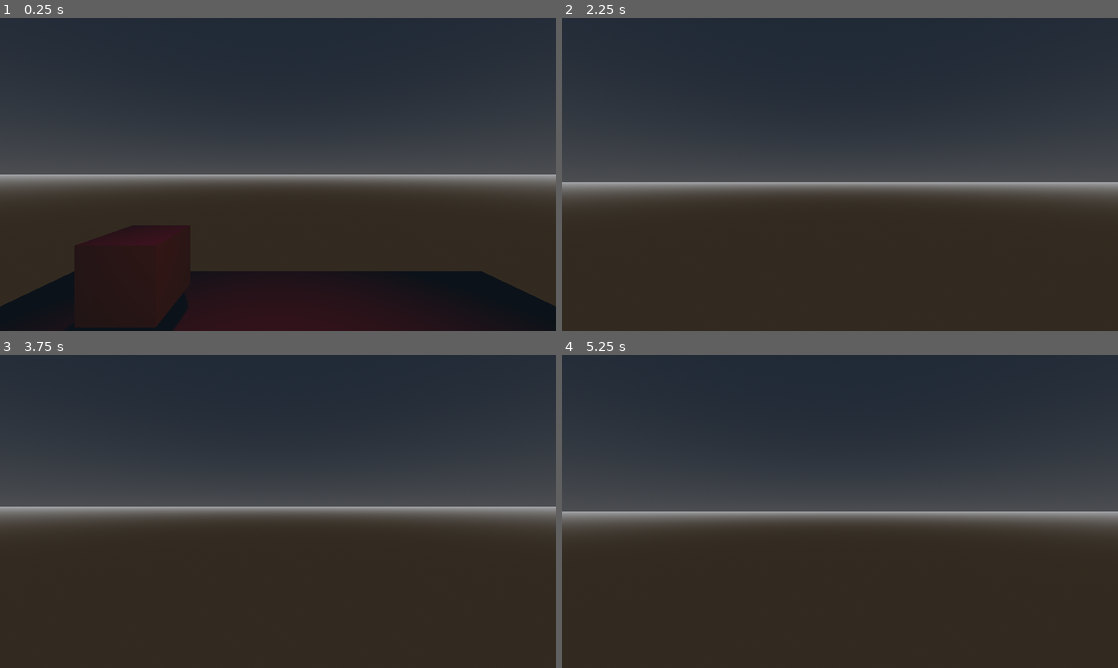
Above: before the commit, frames 1-4 (two rows, left to right).
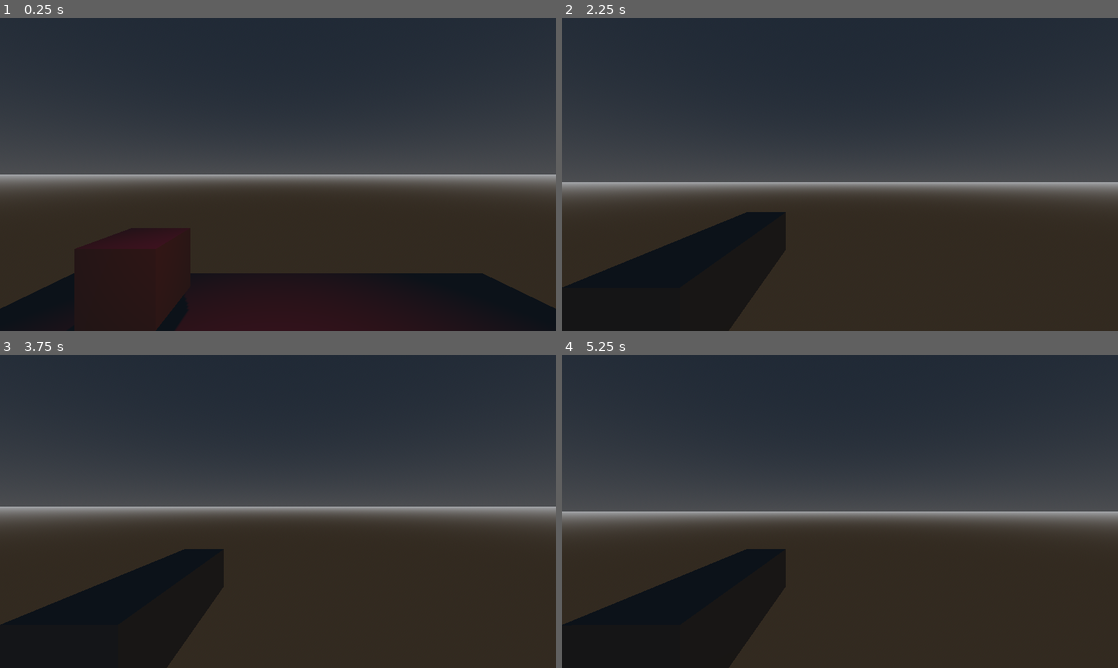
Above: after the commit, the same moments.

Repository: FruitTreeDork/kleptomaniac-game
Game: Godot game, scene res://Scenes/test_area.tscn
The game is run twice, just before and just after one commit, with the same random seed, the same clock (stepped at 60 frames per second) and the same inputs. Before the commit the project has no main scene; this scene is started directly in both runs.
Inputs (mouse positions are in pixels of both pictures, inside the frame that each line leads up to):
- Up to frame 1 (0.25 s): no input
- Up to frame 2 (2.25 s): tap Enter (ui_accept) at 0.5, 0.77, 1.52, 2 s; move the mouse to (867, 174) at 0.52 s; press the mouse at (867, 174) at 0.53 s; hold W (up) from 0.53 s (still down); right-click (867, 174) at 0.8 s; move the mouse to (812, 174) at 1.27 s; release the mouse at (812, 174) at 1.28 s; right-click (812, 174) at 1.35 s; click (812, 174) at 1.55 s; move the mouse to (851, 168) at 2.02 s; press the mouse at (851, 168) at 2.03 s
- Up to frame 3 (3.75 s): keep holding W (up); right-click (289, 505) at 2.3 s; tap Enter (ui_accept) at 2.75, 3.02, 3.5 s; move the mouse to (272, 517) at 2.77 s; release the mouse at (272, 517) at 2.78 s; right-click (272, 517) at 2.85 s; click (272, 517) at 3.05 s; move the mouse to (316, 514) at 3.52 s; press the mouse at (316, 514) at 3.53 s
- Up to frame 4 (5.25 s): keep holding W (up); tap Enter (ui_accept) at 3.77, 4.25, 4.52, 5 s; right-click (878, 514) at 3.8 s; move the mouse to (795, 508) at 4.27 s; release the mouse at (795, 508) at 4.28 s; right-click (795, 508) at 4.35 s; click (795, 508) at 4.55 s; move the mouse to (845, 511) at 5.02 s; press the mouse at (845, 511) at 5.03 s

The runs differ from the first frame. In frame 1, 0.6% of the frame differs, in the area x 0-100%, y 66-100%; in frame 2, 9.9%, in the area x 0-41%, y 62-100%; in frame 3, 9.9%; in frame 4, 9.9%.

Commit message:
added hands that move with the camera

Diff:
--- a/Scenes/player/main_character.gd
+++ b/Scenes/player/main_character.gd
@@ -1,15 +1,24 @@
 extends CharacterBody3D
 
 
+@export var left_hand_marker: Node3D
+@export var right_hand_marker: Node3D
+
+const HAND_STRENGTH: float = 25.0
 const SPEED = 5.0
 const JUMP_VELOCITY = 4.5
 const SENSITIVITY = 0.003
 
-@onready var head: Node3D = $head
-@onready var camera: Camera3D = $head/Camera3D
+@onready var head: Node3D = $Head
+@onready var camera: Camera3D = $Head/Camera3D
+
+@onready var left_hand: Node3D = $Hands/LeftHand
+@onready var right_hand: Node3D = $Hands/RightHand
 
 func _ready() -> void:
 	Input.set_mouse_mode(Input.MOUSE_MODE_CAPTURED)
+	left_hand.visible = false
+	right_hand.visible = false
 
 
 func _unhandled_input(event: InputEvent) -> void:
@@ -34,6 +43,21 @@
 	if Input.is_action_just_pressed("ui_accept") and is_on_floor():
 		velocity.y = JUMP_VELOCITY
 
+	# Using Left Hand
+	if Input.is_action_pressed("left_click"):
+		left_hand.visible = true
+	else:
+		left_hand.visible = false
+
+	# Using Right Hand
+	if Input.is_action_pressed("right_click"):
+		right_hand.visible = true
+	else:
+		right_hand.visible = false
+
+	HandleHandMovement(left_hand, left_hand_marker)
+	HandleHandMovement(right_hand, right_hand_marker)
+
 	# Get the input direction and handle the movement/deceleration.
 	# As good practice, you should replace UI actions with custom gameplay actions.
 	var input_dir := Input.get_vector("left", "right", "up", "down")
@@ -46,3 +70,12 @@
 		velocity.z = move_toward(velocity.z, 0, SPEED)
 
 	move_and_slide()
+
+
+func HandleHandMovement(hand: RigidBody3D, marker: Marker3D):
+	var follow_pos = marker.global_position - hand.global_position
+	hand.linear_velocity = (follow_pos * HAND_STRENGTH)
+	hand.linear_velocity = (follow_pos * HAND_STRENGTH)
+
+	var follow_rot = (marker.global_basis * hand.global_basis.inverse()).get_rotation_quaternion()
+	hand.angular_velocity = follow_rot.get_axis() * follow_rot.get_angle() * HAND_STRENGTH
--- a/Scenes/player/main_character.tscn
+++ b/Scenes/player/main_character.tscn
@@ -6,8 +6,20 @@
 
 [sub_resource type="CapsuleShape3D" id="CapsuleShape3D_yih1u"]
 
-[node name="drizzle" type="CharacterBody3D" unique_id=166496182]
+[sub_resource type="BoxMesh" id="BoxMesh_22vlk"]
+size = Vector3(0.28930664, 0.27563477, 1)
+
+[sub_resource type="ConvexPolygonShape3D" id="ConvexPolygonShape3D_3p8rt"]
+points = PackedVector3Array(0.14462501, 0.13781738, 0.5, 0.14462501, -0.13781738, 0.5, 0.14462501, 0.13781738, -0.5, -0.14465332, 0.13781738, 0.5, -0.14465332, -0.13781738, 0.5, 0.14462501, -0.13781738, -0.5, -0.14465332, 0.13781738, -0.5, -0.14465332, -0.13781738, -0.5)
+
+[sub_resource type="ConvexPolygonShape3D" id="ConvexPolygonShape3D_smqvi"]
+points = PackedVector3Array(0.14462501, 0.13781738, 0.5, 0.14462501, -0.13781738, 0.5, 0.14462501, 0.13781738, -0.5, -0.14465332, 0.13781738, 0.5, -0.14465332, -0.13781738, 0.5, 0.14462501, -0.13781738, -0.5, -0.14465332, 0.13781738, -0.5, -0.14465332, -0.13781738, -0.5)
+
+[node name="drizzle" type="CharacterBody3D" unique_id=166496182 node_paths=PackedStringArray("left_hand_marker", "right_hand_marker")]
+collision_layer = 2
 script = ExtResource("1_smqvi")
+left_hand_marker = NodePath("Head/Camera3D/MarkerLeftHand")
+right_hand_marker = NodePath("Head/Camera3D/MarkerRightHand")
 
 [node name="MeshInstance3D" type="MeshInstance3D" parent="." unique_id=866735914]
 mesh = SubResource("CapsuleMesh_bfdir")
@@ -15,7 +27,37 @@
 [node name="CollisionShape3D" type="CollisionShape3D" parent="." unique_id=1108765387]
 shape = SubResource("CapsuleShape3D_yih1u")
 
-[node name="head" type="Node3D" parent="." unique_id=642812763]
+[node name="Hands" type="Node3D" parent="." unique_id=1594092662]
+transform = Transform3D(1, 0, 0, 0, 1, 0, 0, 0, 1, 0, 0.2897523, 0)
 
-[node name="Camera3D" type="Camera3D" parent="head" unique_id=1717118352]
+[node name="RightHand" type="RigidBody3D" parent="Hands" unique_id=1705424413]
+transform = Transform3D(1, 0, 0, 0, 1, 0, 0, 0, 1, 0.54, 0, -0.94)
+collision_layer = 4
+
+[node name="MeshInstance3D" type="MeshInstance3D" parent="Hands/RightHand" unique_id=741111296]
+mesh = SubResource("BoxMesh_22vlk")
+
+[node name="CollisionShape3D" type="CollisionShape3D" parent="Hands/RightHand" unique_id=351011174]
+shape = SubResource("ConvexPolygonShape3D_3p8rt")
+
+[node name="LeftHand" type="RigidBody3D" parent="Hands" unique_id=498164151]
+transform = Transform3D(1, 0, 0, 0, 1, 0, 0, 0, 1, -0.542, 0, -0.94)
+collision_layer = 4
+
+[node name="MeshInstance3D" type="MeshInstance3D" parent="Hands/LeftHand" unique_id=713629715]
+mesh = SubResource("BoxMesh_22vlk")
+
+[node name="CollisionShape3D" type="CollisionShape3D" parent="Hands/LeftHand" unique_id=1426795837]
+shape = SubResource("ConvexPolygonShape3D_smqvi")
+
+[node name="Head" type="Node3D" parent="." unique_id=642812763]
+physics_interpolation_mode = 2
+
+[node name="Camera3D" type="Camera3D" parent="Head" unique_id=1717118352]
 transform = Transform3D(1, 0, 0, 0, 1, 0, 0, 0, 1, 0, 0.7, 0)
+
+[node name="MarkerLeftHand" type="Marker3D" parent="Head/Camera3D" unique_id=974195638]
+transform = Transform3D(1, 0, 0, 0, 1, 0, 0, 0, 1, -0.54, -0.409, -1)
+
+[node name="MarkerRightHand" type="Marker3D" parent="Head/Camera3D" unique_id=728042775]
+transform = Transform3D(1, 0, 0, 0, 1, 0, 0, 0, 1, 0.54, -0.4, -1)
--- a/project.godot
+++ b/project.godot
@@ -11,6 +11,7 @@
 [application]
 
 config/name="Kleptomaniac"
+run/main_scene="uid://bjap2q4jbf4a7"
 config/features=PackedStringArray("4.7", "Mobile")
 config/icon="res://icon.svg"
 
@@ -63,10 +64,21 @@
 "events": [Object(InputEventKey,"resource_local_to_scene":false,"resource_name":"","device":-1,"window_id":0,"alt_press …(195 unchanged characters)…
 ]
 }
+left_click={
+"deadzone": 0.2,
+"events": [Object(InputEventMouseButton,"resource_local_to_scene":false,"resource_name":"","device":-1,"window_id":0,"alt_pressed":false,"shift_pressed":false,"ctrl_pressed":false,"meta_pressed":false,"button_mask":0,"position":Vector2(0, 0),"global_position":Vector2(0, 0),"factor":1.0,"button_index":1,"canceled":false,"pressed":false,"double_click":false,"script":null)
+]
+}
+right_click={
+"deadzone": 0.2,
+"events": [Object(InputEventMouseButton,"resource_local_to_scene":false,"resource_name":"","device":-1,"window_id":0,"alt_pressed":false,"shift_pressed":false,"ctrl_pressed":false,"meta_pressed":false,"button_mask":0,"position":Vector2(0, 0),"global_position":Vector2(0, 0),"factor":1.0,"button_index":2,"canceled":false,"pressed":false,"double_click":false,"script":null)
+]
+}
 
 [physics]
 
 3d/physics_engine="Jolt Physics"
+common/physics_interpolation=true
 
 [rendering]
 
